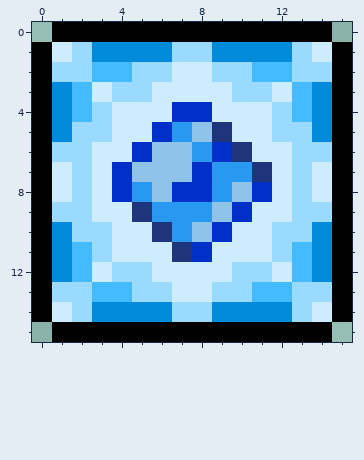
Edited in one commit: pixel-art sprite (Content/Buffs/Summoner/IceSwordsBuff.png). That is the earlier state.
The file is 32x32 pixels, drawn in blocks of 2x2; one block is one cell here.
And afterwards:
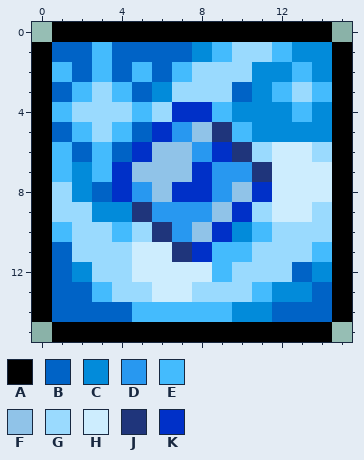
Palette (. is transparent): A #000000  B #0063c6  C #028bda  D #2898f0  E #44bbfd  F #90c3e8  G #9adafe  H #cdedfe  J #1f357b  K #0030c8
The author wrote: Make current summon buffs use template
The exact change:
y 1: x 1..14 HGCCCCGGCCCCGH -> BBEBBBBCEGGECC
y 2: x 1..2 GG -> EB; x 4..8 EGGHH -> BEBEG; x 11..14 EEGG -> CCEC
y 3: x 1 C -> B; x 3..14 HGGHHHHGGHEC -> GEBCGGGBCEGE
y 4: x 1..2 CE -> EG; x 4..6 HHH -> GEG; x 9..12 HHHG -> ECCC
y 5: x 1..2 CG -> BE; x 4..5 HH -> EB; x 10..13 HHGG -> ECCC
y 6: x 1..4 GGHH -> EBEB; x 11 H -> G; x 13 G -> H
y 7: x 1..3 HGH -> ECE; x 13 G -> H
y 8: x 1..3 HGH -> GCB; x 13 G -> H
y 9: x 3..4 HH -> CC; x 11 H -> G; x 13 G -> H
y 10: x 1 C -> E; x 4..5 HH -> EG; x 10..11 HH -> CE; x 14 C -> G
y 11: x 1..2 CE -> BG; x 4 H -> G; x 9..11 HHH -> EEG; x 13..14 EC -> GE
y 12: x 1..3 CEH -> BCG; x 5 G -> H; x 9 H -> E; x 12..13 HE -> GB
y 13: x 1..2 GG -> BB; x 4 E -> G; x 6 G -> H; x 8 H -> G; x 12..14 EGG -> CCB
y 14: x 1..9 HGCCCCGGC -> BBBBEEEEE; x 12..14 CGH -> BBB
